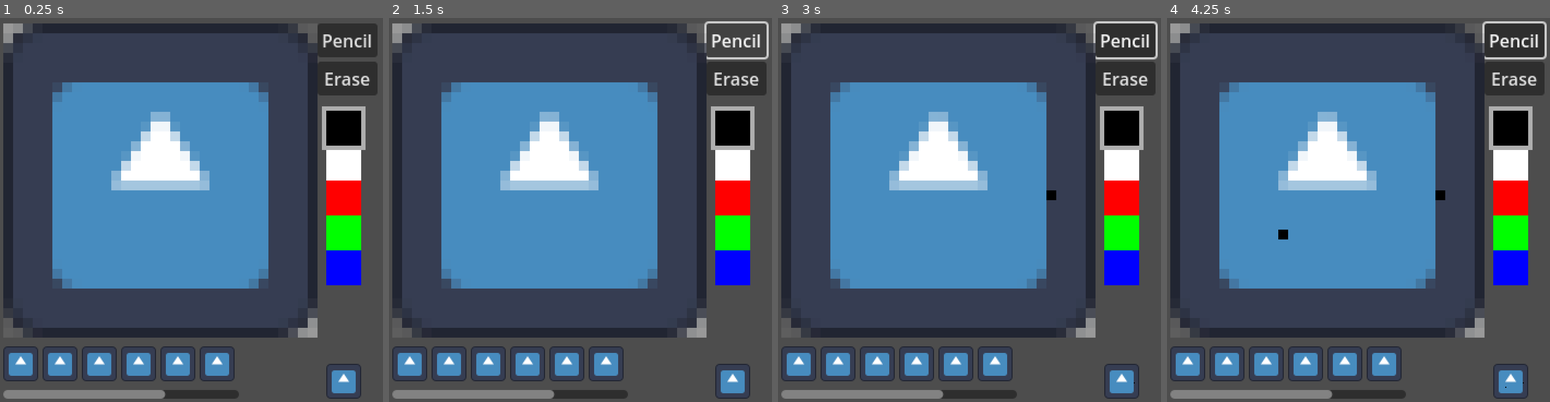
Above: before the commit, frames 1-4 (left to right).
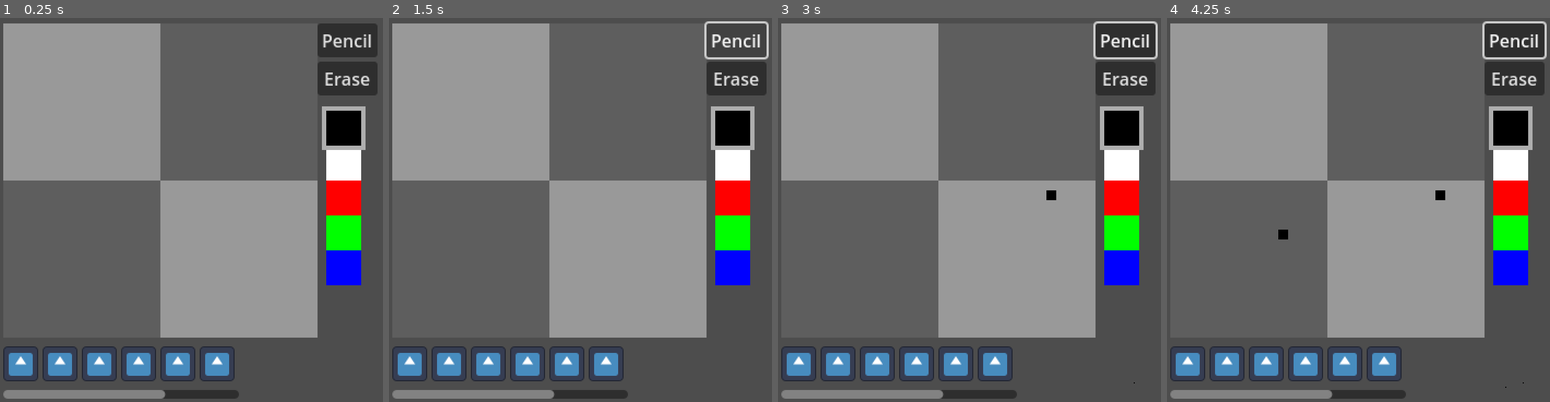
Above: after the commit, the same moments.

Repository: kennethbchen/Fireworkshop-Game
Game: Godot game, scene res://main.tscn
Same seed, same stepped clock (60 frames per second), same inputs: the game is played once before the commit and once after it. The engine's default icon, where the game draws it, is replaced by a stand-in: a white triangle on a blue panel in a dark square.
Inputs (mouse positions are in pixels of both pictures, inside the frame that each line leads up to):
- Up to frame 1 (0.25 s): no input
- Up to frame 2 (1.5 s): click "Pencil" at 0.5 s; click "Pencil" at 1.25 s
- Up to frame 3 (3 s): click "Pencil" at 2 s; tap Enter at 2.75 s; move the mouse to (1053, 190) at 2.77 s; click (1053, 190) at 2.92 s
- Up to frame 4 (4.25 s): tap Space at 3.5 s; move the mouse to (1278, 229) at 3.52 s; click (1278, 229) at 3.67 s

The runs differ from the first frame. In frame 1, 67% of the frame differs, in the area x 0-95%, y 1-100%; in frame 2, 67%; in frame 3, 67%; in frame 4, 67%.

Commit message:
Cleaned up drawing area code

Diff:
--- a/main.tscn
+++ b/main.tscn
@@ -9,17 +9,6 @@
 [ext_resource type="Script" path="res://scripts/tools/eraser_tool.gd" id="4_x4p8e"]
 [ext_resource type="Script" path="res://scripts/swatch_picker.gd" id="6_f3tm5"]
 [ext_resource type="Texture2D" uid="uid://ct8wdx0sna33v" path="res://icon.svg" id="8_75yju"]
-
-[sub_resource type="SpriteFrames" id="SpriteFrames_dev2h"]
-animations = [{
-"frames": [{
-"duration": 1.0,
-"texture": ExtResource("8_75yju")
-}],
-"loop": true,
-"name": &"default",
-"speed": 5.0
-}]
 
 [sub_resource type="StyleBoxFlat" id="StyleBoxFlat_tom0t"]
 bg_color = Color(1, 1, 1, 0)
@@ -45,7 +34,6 @@
 [node name="PlayerData" type="Node" parent="."]
 unique_name_in_owner = true
 script = ExtResource("1_2o573")
-flipbooks = Array[SpriteFrames]([SubResource("SpriteFrames_dev2h")])
 
 [node name="TempSprite" type="Sprite2D" parent="PlayerData"]
 position = Vector2(320, 336)
--- a/scripts/drawing_area.gd
+++ b/scripts/drawing_area.gd
@@ -5,10 +5,9 @@
 @export var width: int = 32
 @export var height: int = 32
 
-var img: Image
+var image_buffer: Image
 
 func _ready():
-
 	size = Vector2(%PlayerData.frame_width, %PlayerData.frame_height)
 
 func get_current_frame_texture() -> Texture2D:
@@ -20,11 +19,10 @@
 		return
 
 	var pix_position: Vector2 = get_pix_from_global_position(pos)
-	img.set_pixel(pix_position.x, pix_position.y, color)
 
-	# Update both the current frame in PlayerData and this object's image"res://main.tscn::SpriteFrames_dev2h"
-	get_current_frame_texture().update(img)
-	texture.update(img)
+	image_buffer.set_pixel(pix_position.x, pix_position.y, color)
+
+	texture.update(image_buffer)
 
 # NOTE: 0 Indexed
 func get_pix_from_global_position(pos: Vector2) -> Vector2:
@@ -58,6 +56,8 @@
 
 func _on_current_frame_changed(new_idx: int):
 
-	img = get_current_frame_texture().get_image()
+	# The texture is a resource, so when it changes,
+	# everywhere else that uses the texture does too
+	texture = get_current_frame_texture()
 
-	texture = get_current_frame_texture()
+	image_buffer = texture.get_image()
Not shown: 1 places in main.tscn that only renumber resources
